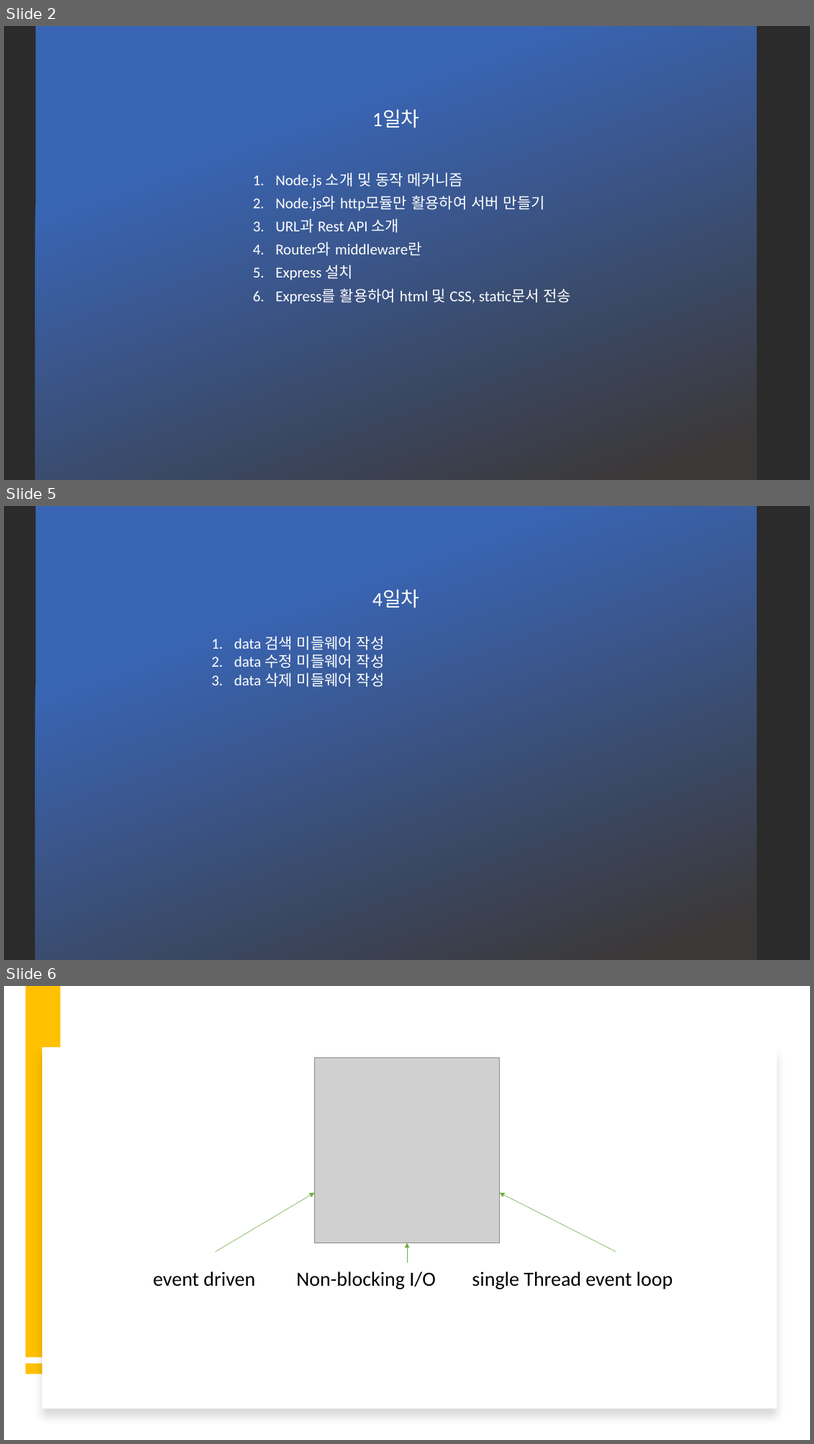
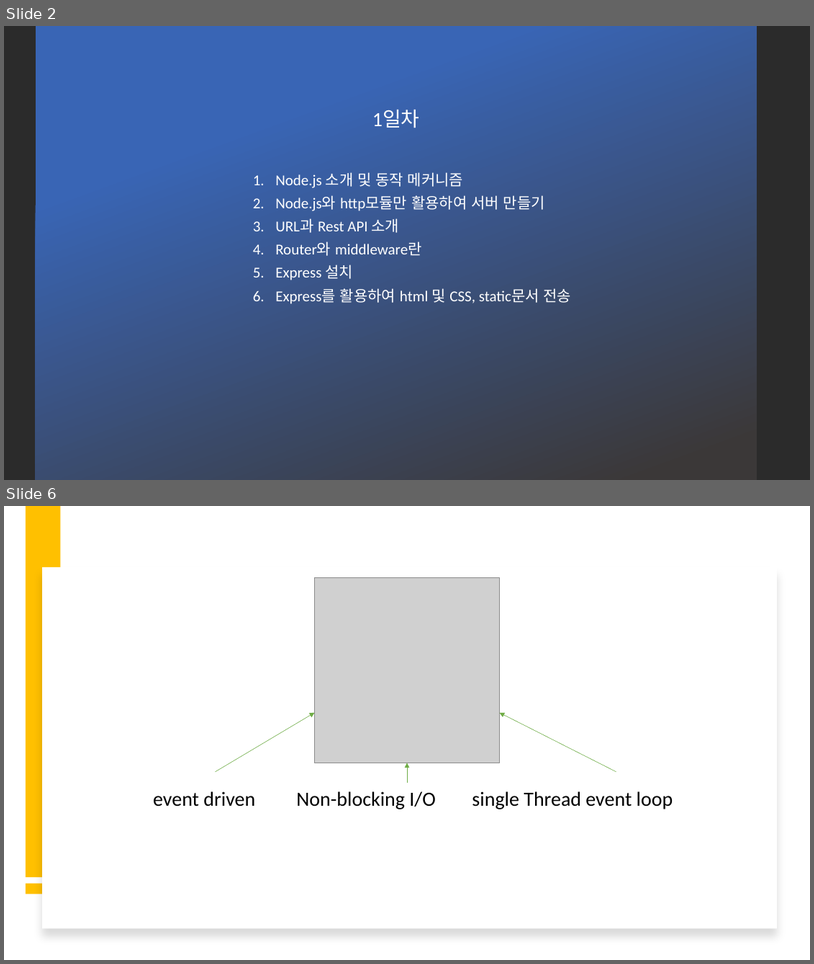
Before and after one commit to DaeguDude/jasmine, a slide deck: Jasmin_hokeys/Express/express-1.pptx. Shown one above the other, each under a label of ours: slides 2, 5 and 6 before the commit, slides 2 and 6 after it; the slides between them are not shown. The pictures are 814x1444 and 814x964 pixels, drawn with LibreOffice and Linux fonts; fonts in the diff are those of the drawing; grey boxes stand for pictures; background and template pictures are left out; a plain dark background stands for a picture behind light text. Boxes give left, top, right and bottom in pixels: in the first picture for what was removed or moved away, otherwise in the second. Text is boxed around its words. In the diff, an @@ line names an element or a change of style, - is before the commit and + after.

```diff
--- a/Jasmin_hokeys/Express/express-1.pptx
+++ b/Jasmin_hokeys/Express/express-1.pptx
@@ slide 5 removed at (4, 506, 810, 960), background picture (left out) @@
@@ rectangle removed at (36, 506, 757, 960) @@
@@ text removed at (373, 590, 420, 608) @@
-4일차
@@ text removed at (234, 636, 385, 687) @@
-1. data 검색 미들웨어 작성
-2. data 수정 미들웨어 작성
-3. data 삭제 미들웨어 작성
```
Also in this commit, not shown: 1 slide changed, 1 slide added, 4 other files.
